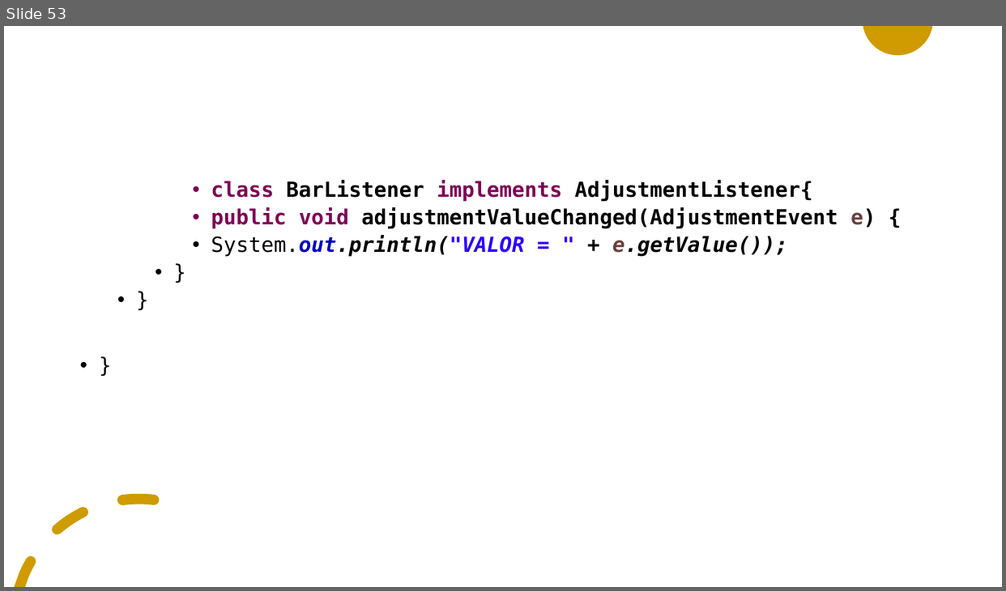
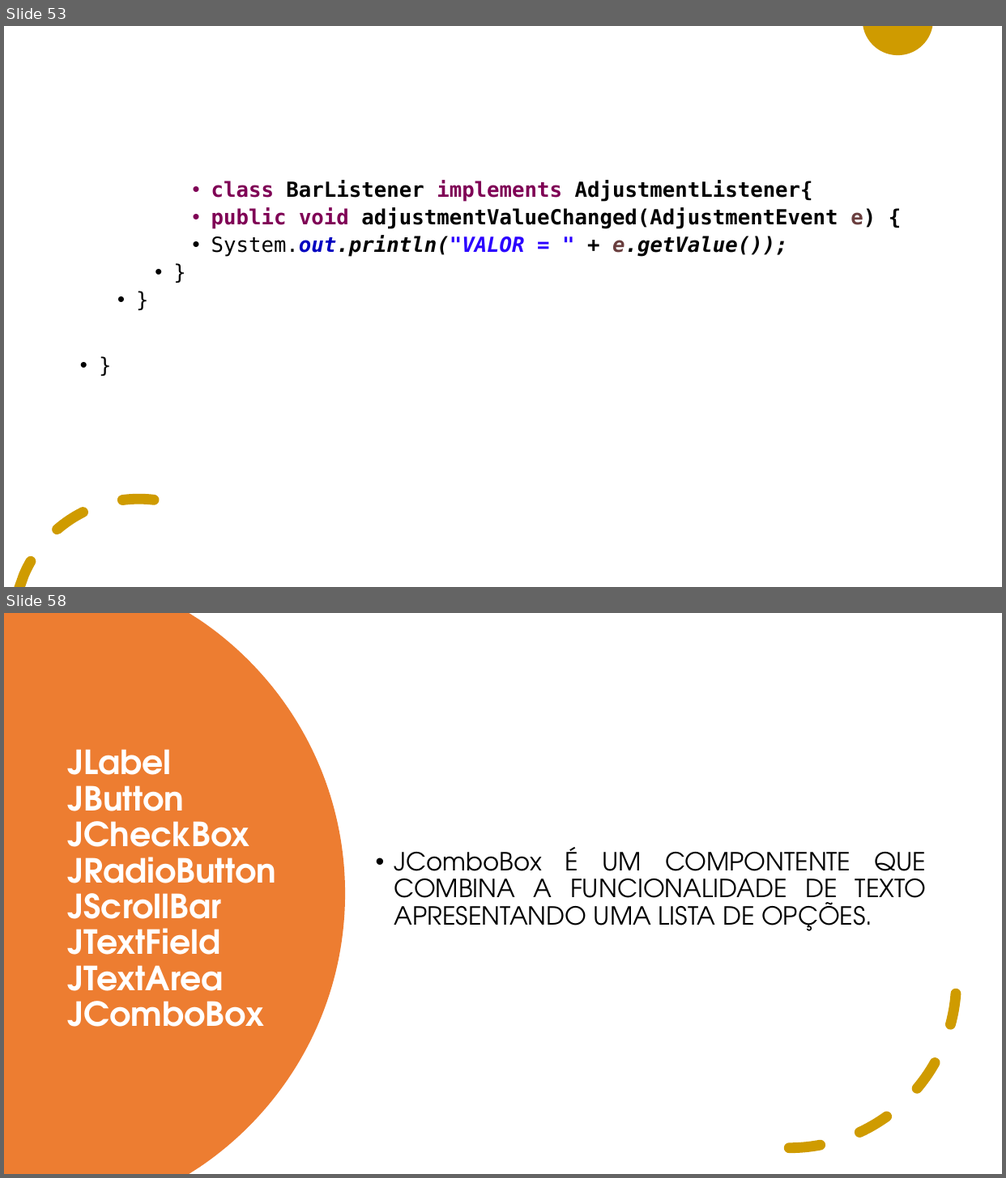
Before and after one commit to adilsonlopesoracle/ProgramacaoAvancada_Olinda, a slide deck: PROGRAMACAO_AVANCADA.pptx. Shown one above the other, each under a label of ours: slide 53 before the commit, slides 53 and 58 after it; the slides between them are not shown. The pictures are 1006x591 and 1006x1178 pixels, drawn with LibreOffice and Linux fonts; fonts in the diff are those of the drawing. Boxes give left, top, right and bottom in pixels: in the first picture for what was removed or moved away, otherwise in the second. Text is boxed around its words. In the diff, an @@ line names an element or a change of style, - is before the commit and + after.

```diff
--- a/PROGRAMACAO_AVANCADA.pptx
+++ b/PROGRAMACAO_AVANCADA.pptx
@@ slide 58 added at (x1=4, y1=613, x2=1002, y2=1174), background #FFFFFF; not listed: 2 template elements that a slide beside it also shows @@
@@ rectangle added at (x1=4, y1=613, x2=1002, y2=1174), fill #FFFFFF @@
@@ freeform shape added at (x1=4, y1=613, x2=345, y2=1174), fill #ED7D31 @@
@@ title added at (x1=68, y1=749, x2=277, y2=1027), 32 pt, text #FFFFFF, bold @@
+JLabel
+JButton
+JCheckBox
+JRadioButton
+JScrollBar
+JTextField
+JTextArea
+JComboBox
@@ arc (boxed as its full ellipse) added at (x1=622, y1=815, x2=957, y2=1149), outline #CF9B00 10 pt dashed @@
@@ text added at (x1=394, y1=847, x2=927, y2=931), 24 pt, text #000000 @@
+• JComboBox É UM COMPONTENTE QUE COMBINA A FUNCIONALIDADE DE TEXTO APRESENTANDO UMA LISTA DE OPÇÕES.
```
Also in this commit, not shown: 4 slides changed, 41 other slides added, 2 slides removed.
